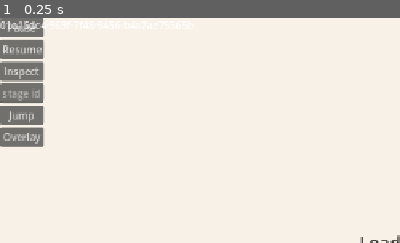
Above: before the commit, frame 1.
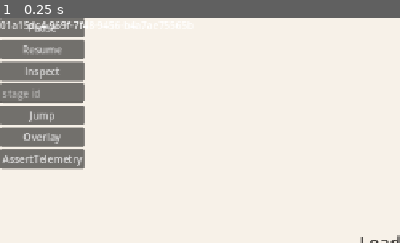
Above: after the commit, the same moment.

Repository: waigore/simplechessv2
Game: Godot game, scene res://main.tscn
The game is run twice, just before and just after one commit, with the same random seed, the same clock (stepped at 60 frames per second) and the same inputs.
Inputs:
- Up to frame 1 (0.25 s): no input
The pictures show only the part of the screen within x 0-50%, y 0-50%; the shares and areas given below are measured in that part.

The runs differ from the first frame. In frame 1, 8.3% of the frame differs, in the area x 0-22%, y 0-68%.

Commit message:
Assert a run's own telemetry as a verdict (#545)

Diff:
--- a/game/playtest_seams.gd
+++ b/game/playtest_seams.gd
@@ -18,6 +18,7 @@
 var overlay_enabled := false
 var active_story_ids: PackedStringArray = PackedStringArray()
 var input_log: Array = []
+var _tel_log: Array = []
 
 var _play_keys := PackedStringArray(
 	[
@@ -49,6 +50,7 @@
 	if _configured:
 		return
 	_configured = true
+	_tel_log.clear()
 	playtest_build = _resolve_playtest()
 	session_id = _make_session_id()
 	if not playtest_build:
@@ -168,12 +170,70 @@
 	}
 	if not story_id.is_empty():
 		payload["TEL.4"] = story_id
+	_tel_log.append(payload)
 	print(JSON.stringify(payload))
 	tel_event.emit(payload)
 
 
+## O11 — read this run's own emitted events back as a verdict (`SIT.5`).
+## Consumers pass `[{event, outcome, story_id}]`; field shape stays `E1`'s.
+func assert_telemetry(expected: Array) -> Dictionary:
+	var verdict := _empty_verdict()
+	if not playtest_build:
+		return verdict
+	var matched: Array = []
+	var missing: Array = []
+	var claimed := {}
+	for want in expected:
+		var expectation := _normalize_expectation(want)
+		var hit := _find_event(expectation, claimed)
+		if hit < 0:
+			missing.append(expectation)
+			continue
+		claimed[hit] = true
+		matched.append(_tel_log[hit])
+	verdict["verdict"] = "fail" if not missing.is_empty() else "pass"
+	verdict["matched"] = matched
+	verdict["missing"] = missing
+	return verdict
+
+
 func _resolve_playtest() -> bool:
 	return PlaytestGate.is_playtest(playtest_override)
+
+
+func _empty_verdict() -> Dictionary:
+	return {
+		"verdict": "fail",
+		"matched": [],
+		"missing": [],
+		"session_id": session_id,
+		"event_count": _tel_log.size(),
+	}
+
+
+func _normalize_expectation(want: Variant) -> Dictionary:
+	var source: Dictionary = want if want is Dictionary else {}
+	return {
+		"event": str(source.get("event", "")),
+		"outcome": str(source.get("outcome", "")),
+		"story_id": str(source.get("story_id", "")),
+	}
+
+
+func _find_event(expectation: Dictionary, claimed: Dictionary) -> int:
+	for index in _tel_log.size():
+		if claimed.has(index):
+			continue
+		var payload: Dictionary = _tel_log[index]
+		if str(payload.get("TEL.5", "")) != expectation["outcome"]:
+			continue
+		if str(payload.get("TEL.4", "")) != expectation["story_id"]:
+			continue
+		if str(payload.get("TEL.1", "")) != expectation["event"]:
+			continue
+		return index
+	return -1
 
 
 func _make_session_id() -> String:
@@ -207,6 +267,7 @@
 	panel.add_child(_jump_field)
 	_add_button(panel, "Jump", _on_debug_jump)
 	_add_button(panel, "Overlay", _on_overlay_pressed)
+	_add_button(panel, "AssertTelemetry", _on_assert_telemetry_pressed)
 	_overlay_label = Label.new()
 	_overlay_label.name = "StoryOverlay"
 	_overlay_label.visible = false
@@ -240,3 +301,13 @@
 		set_overlay(false, PackedStringArray())
 		return
 	set_overlay(true, PackedStringArray(["EX.loading"]))
+
+
+func _on_assert_telemetry_pressed() -> void:
+	var expected: Array = []
+	for story_id in active_story_ids:
+		expected.append({"event": "", "outcome": "pass", "story_id": story_id})
+	var verdict := assert_telemetry(expected)
+	print(JSON.stringify(verdict))
+	if verdict["verdict"] != "pass":
+		push_warning("Telemetry assertion failed: %s" % [verdict["missing"]])
--- a/game/playtest_seams_test.gd
+++ b/game/playtest_seams_test.gd
@@ -24,6 +24,9 @@
 	seams.note_pointer({"kind": "touch"})
 	seams.replay_input([{"kind": "touch"}])
 	seams.emit_tel("pause", "pass", "EX.loading")
+	var release_verdict := seams.assert_telemetry(
+		[{"event": "pause", "outcome": "pass", "story_id": "EX.loading"}]
+	)
 	var problem := ""
 	if seams.playtest_build:
 		problem = "release build kept seams"
@@ -37,6 +40,13 @@
 		problem = "release jump"
 	elif not seams.dump_state().is_empty():
 		problem = "release dump"
+	elif (
+		release_verdict["verdict"] != "fail"
+		or not (release_verdict["matched"] as Array).is_empty()
+		or not (release_verdict["missing"] as Array).is_empty()
+		or int(release_verdict["event_count"]) != 0
+	):
+		problem = "release S12 assert_telemetry"
 	if not problem.is_empty():
 		return _fail(problem)
 	return true
@@ -91,6 +101,8 @@
 		problem = "dump beyond inspect"
 	if not problem.is_empty():
 		return _fail(problem)
+	if not _check_telemetry(seams):
+		return false
 	return _check_debug(seams, stage)
 
 
@@ -123,6 +135,10 @@
 	var overlay_text := overlay.text
 	var overlay_on := overlay.visible
 	var panel := "PlaytestDebug/DebugPanel/"
+	seams.emit_tel("play_move", "pass", "EX.loading")
+	seams.emit_tel("play_move", "pass", "SIT.2")
+	var assert_button := seams.get_node(panel + "AssertTelemetry") as Button
+	assert_button.pressed.emit()
 	var jump_id := seams.get_node(panel + "JumpId") as LineEdit
 	jump_id.text = "loading"
 	var jump_button := seams.get_node(panel + "Jump") as Button
@@ -161,6 +177,43 @@
 	return (seams.dump_state()["input_log"] as Array).size()
 
 
+func _check_telemetry(seams: PlaytestSeams) -> bool:
+	var wanted := [
+		{"event": "jump", "outcome": "pass", "story_id": "mode-pick"},
+		{"event": "note", "outcome": "pass", "story_id": ""},
+		{"event": "smoke_inspect", "outcome": "pass", "story_id": "EX.loading"},
+		{"event": "jump", "outcome": "fail", "story_id": ""},
+	]
+	var pass_verdict := seams.assert_telemetry(wanted)
+	var matched: Array = pass_verdict["matched"]
+	var fail_verdict := (
+		seams
+		. assert_telemetry(
+			[
+				{"event": "jump", "outcome": "pass", "story_id": "mode-pick"},
+				{"event": "play_move", "outcome": "pass", "story_id": "UI-shared-play.US1"},
+			]
+		)
+	)
+	var missing: Array = fail_verdict["missing"]
+	var problem := ""
+	if pass_verdict["verdict"] != "pass" or matched.size() != 4:
+		problem = "S12 pass verdict"
+	elif pass_verdict["session_id"] != seams.session_id or int(pass_verdict["event_count"]) < 4:
+		problem = "S12 log window"
+	elif fail_verdict["verdict"] != "fail" or missing.size() != 1:
+		problem = "S12 fail verdict"
+	elif str(missing[0]["story_id"]) != "UI-shared-play.US1":
+		problem = "S12 missing story"
+	elif not (fail_verdict["matched"] as Array).has(matched[0]):
+		problem = "S12 matched events"
+	elif seams.assert_telemetry([])["verdict"] != "pass":
+		problem = "S12 empty expectation"
+	if not problem.is_empty():
+		return _fail(problem)
+	return true
+
+
 func _provider(stage: Dictionary) -> Dictionary:
 	return {
 		"stage": stage["id"],
